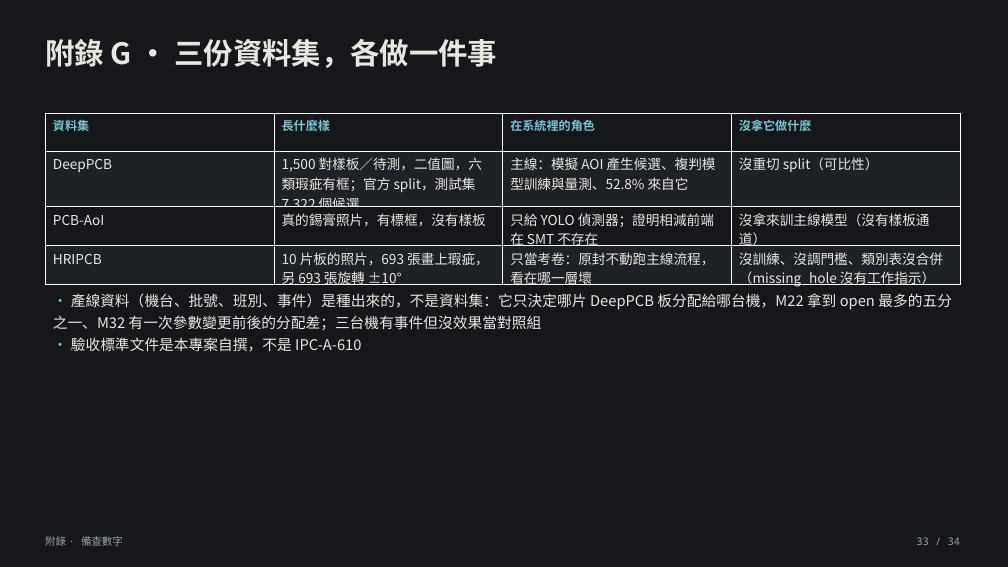
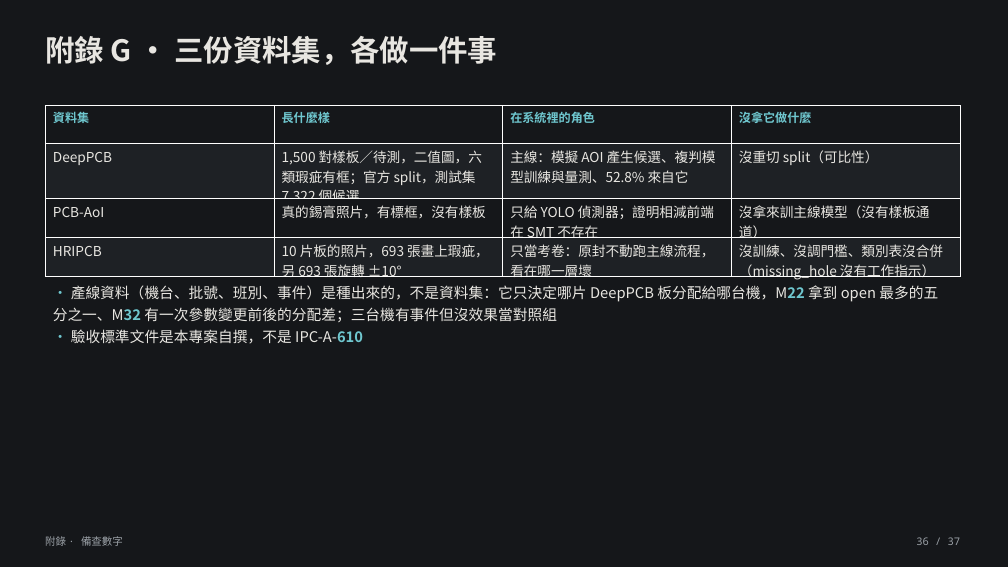
Before and after one commit to lin891020/aoi-agent, a slide deck: slide 36 of docs/deck/aoi-agent-journey.zh-TW.pptx (slide 33 before the commit). Drawn at 1008x567 pixels with LibreOffice and Linux fonts; fonts in the diff are those of the drawing. Boxes give left, top, right and bottom in pixels: in the first picture for what was removed or moved away, otherwise in the second. Text is boxed around its words. In the diff, an @@ line names an element or a change of style, - is before the commit and + after.

```diff
--- a/docs/deck/aoi-agent-journey.zh-TW.pptx
+++ b/docs/deck/aoi-agent-journey.zh-TW.pptx
@@ table: place and size @@
-table at box(45, 113, 959, 291)
+table at box(45, 106, 959, 284)
@@ text "• 產線資料（機台、批號、班別、事件）是種出來的，不是資料集：它只決定哪片 DeepPCB 板分配給哪台機，M22 拿到 ...": place and size @@
-text "• 產線資料（機台、批號、班別、事件）是種出來的，不是資料集：它只決定哪片 DeepPCB 板分配給哪台機，M22 拿到 ..." at box(53, 293, 952, 352)
+text "• 產線資料（機台、批號、班別、事件）是種出來的，不是資料集：它只決定哪片 DeepPCB 板分配給哪台機，M22 拿到 ..." at box(53, 285, 938, 344)
@@ text "• 產線資料（機台、批號、班別、事件）是種出來的，不是資料集：它只決定哪片 DeepPCB 板分配給哪台機，M22 拿到 ..." at box(53, 285, 938, 344): text colour #E8E6E1 to #6FC7CF, bold on in "板分配給哪台機，M22 最多的五分之一、M32", "IPC-A-610" @@
@@ text at box(916, 537, 961, 545): text changed @@
-33 / 34
+36 / 37
```
Also in this commit, not shown: 33 other slides changed, 3 slides added, 9 other files.
